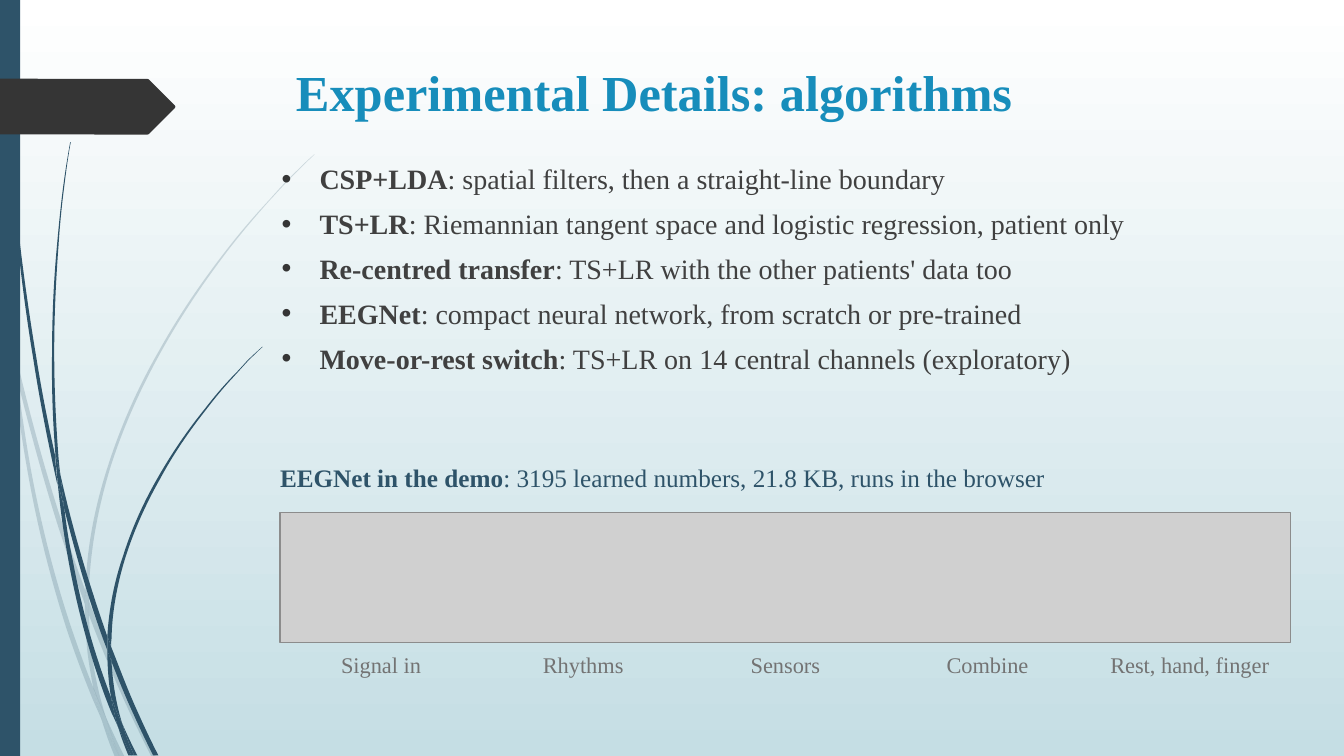
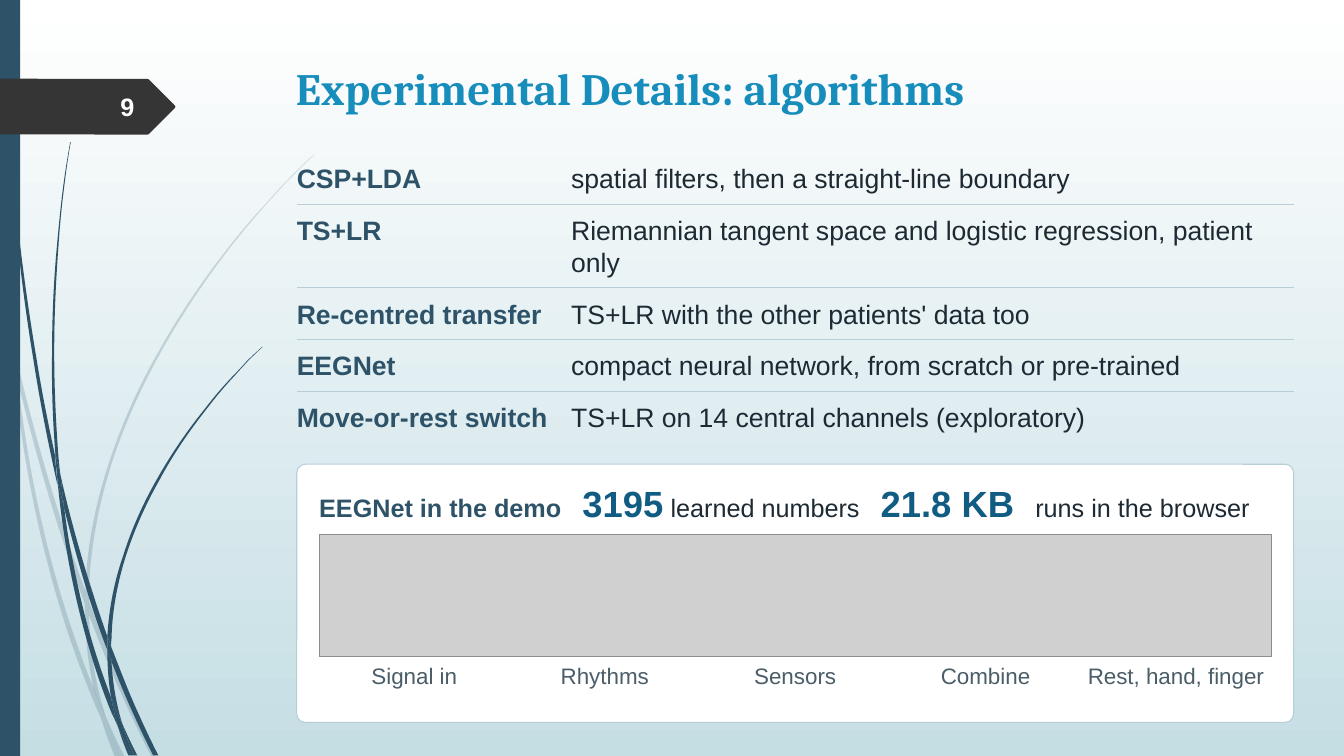
Before and after one commit to rajveeerr/sixth-finger-bci, a slide deck: slide 9 of report/slides/college/Sixth-Finger-BCI-Final-PPT.pptx. Drawn at 1344x756 pixels with LibreOffice and Linux fonts; fonts in the diff are those of the drawing; grey boxes stand for pictures. Boxes give left, top, right and bottom in pixels: in the first picture for what was removed or moved away, otherwise in the second. Text is boxed around its words. In the diff, an @@ line names an element or a change of style, - is before the commit and + after.

```diff
--- a/report/slides/college/Sixth-Finger-BCI-Final-PPT.pptx
+++ b/report/slides/college/Sixth-Finger-BCI-Final-PPT.pptx
@@ title "Experimental Details: algorithms" at (296, 74, 965, 115): size 36 to 32 pt, font Times New Roman to Cambria @@
@@ page number added at (120, 98, 134, 117), 18 pt, text #FEFFFF, bold @@
+9
@@ text added at (297, 169, 422, 189), 19 pt, text #2E5369, bold @@
+CSP+LDA
@@ text removed at (320, 169, 1124, 374) @@
-• CSP+LDA: spatial filters, then a straight-line boundary
-• TS+LR: Riemannian tangent space and logistic regression, patient only
-• Re-centred transfer: TS+LR with the other patients' data too
-• EEGNet: compact neural network, from scratch or pre-trained
-• Move-or-rest switch: TS+LR on 14 central channels (exploratory)
@@ text added at (571, 168, 1070, 194), 19 pt, text #1D2A33 @@
+spatial filters, then a straight-line boundary
@@ line added from (296, 205) to (1294, 205), #B9CDD6 0.75 pt @@
@@ text added at (297, 221, 382, 241), 19 pt, text #2E5369, bold @@
+TS+LR
@@ text added at (571, 220, 1253, 278), 19 pt, text #1D2A33 @@
+Riemannian tangent space and logistic regression, patient only
@@ line added from (296, 288) to (1294, 288), #B9CDD6 0.75 pt @@
@@ text added at (297, 304, 542, 325), 19 pt, text #2E5369, bold @@
+Re-centred transfer
@@ text added at (571, 304, 1030, 329), 19 pt, text #1D2A33 @@
+TS+LR with the other patients' data too
@@ line added from (296, 340) to (1294, 340), #B9CDD6 0.75 pt @@
@@ text added at (297, 356, 396, 376), 19 pt, text #2E5369, bold @@
+EEGNet
@@ text added at (571, 355, 1180, 381), 19 pt, text #1D2A33 @@
+compact neural network, from scratch or pre-trained
@@ line added from (296, 391) to (1294, 391), #B9CDD6 0.75 pt @@
@@ text added at (297, 407, 548, 428), 19 pt, text #2E5369, bold @@
+Move-or-rest switch
@@ text added at (571, 407, 1085, 433), 19 pt, text #1D2A33 @@
+TS+LR on 14 central channels (exploratory)
@@ rounded rectangle added at (296, 465, 1294, 723), fill #FFFFFF, outline #B9CDD6 0.75 pt @@
@@ text at (319, 491, 1250, 518): text changed; font Times New Roman to Arial; text colour #2E5369 to #1D2A33 @@
-EEGNet in the demo: 3195 learned numbers, 21.8 KB, runs in the browser
+EEGNet in the demo 3195 learned numbers 21.8 KB runs in the browser
@@ picture: place and size @@
-picture at (280, 512, 1292, 642)
+picture at (320, 534, 1271, 657)
@@ font Times New Roman to Arial, text colour #737373 to #4A5D68 in 5 elements at (941, 668, 1030, 684), (754, 668, 836, 684), (1088, 668, 1264, 689), (561, 668, 649, 689), (371, 668, 457, 689) @@
@@ text "Signal in": place and size @@
-text "Signal in" at (341, 657, 421, 678)
+text "Signal in" at (371, 668, 457, 689)
@@ text "Rhythms": place and size @@
-text "Rhythms" at (543, 657, 624, 678)
+text "Rhythms" at (561, 668, 649, 689)
@@ text "Sensors": place and size @@
-text "Sensors" at (751, 658, 820, 673)
+text "Sensors" at (754, 668, 836, 684)
@@ text "Combine": place and size @@
-text "Combine" at (947, 657, 1029, 673)
+text "Combine" at (941, 668, 1030, 684)
@@ text "Rest, hand, finger": place and size @@
-text "Rest, hand, finger" at (1110, 657, 1269, 678)
+text "Rest, hand, finger" at (1088, 668, 1264, 689)
```
Also in this commit, not shown: 17 other slides changed, 2 other files.
